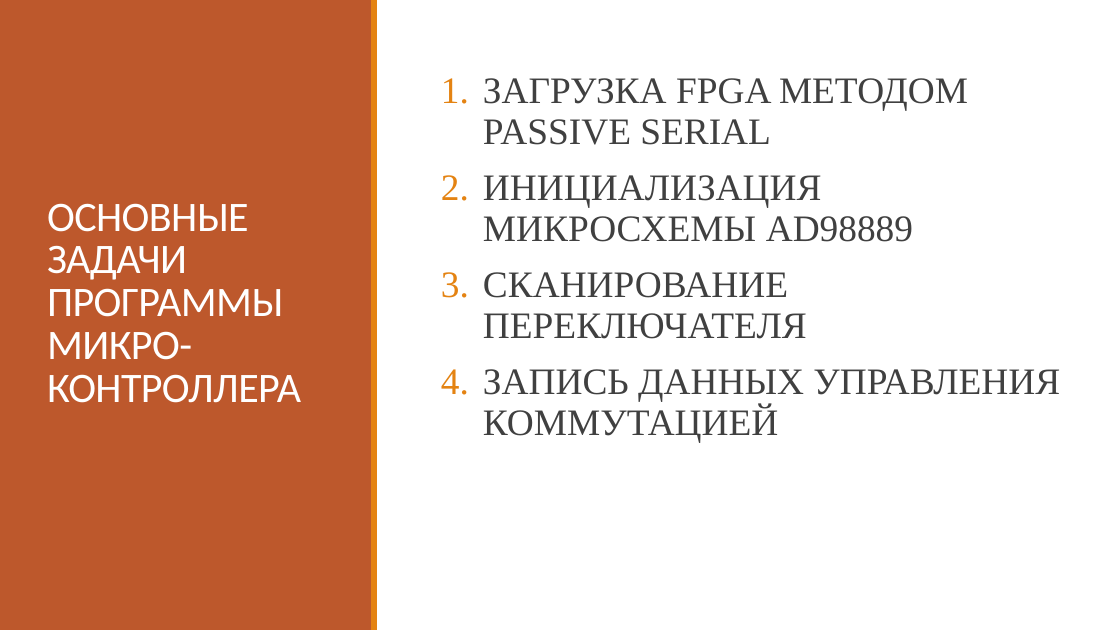
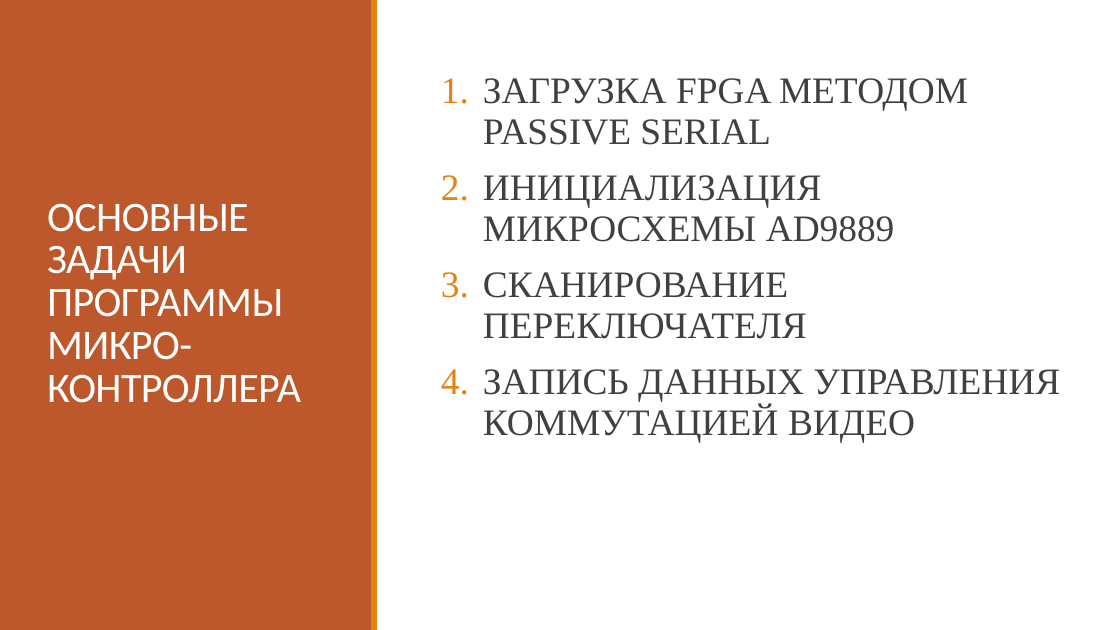
Before and after one commit to ramilabdullaev/diplom, a slide deck: slide 4 of ARamil.pptx. Drawn at 1120x630 pixels with LibreOffice and Linux fonts; fonts in the diff are those of the drawing. Boxes give left, top, right and bottom in pixels: in the first picture for what was removed or moved away, otherwise in the second. Text is boxed around its words. In the diff, an @@ line names an element or a change of style, - is before the commit and + after.

Commit message:
new List

```diff
--- a/ARamil.pptx
+++ b/ARamil.pptx
@@ text at [483,175,895,242]: text changed @@
-2. ИНИЦИАЛИЗАЦИЯ МИКРОСХЕМЫ AD98889
+2. ИНИЦИАЛИЗАЦИЯ МИКРОСХЕМЫ AD9889
@@ text at [483,369,1060,442]: text changed @@
-4. ЗАПИСЬ ДАННЫХ УПРАВЛЕНИЯ КОММУТАЦИЕЙ
+4. ЗАПИСЬ ДАННЫХ УПРАВЛЕНИЯ КОММУТАЦИЕЙ ВИДЕО
```
